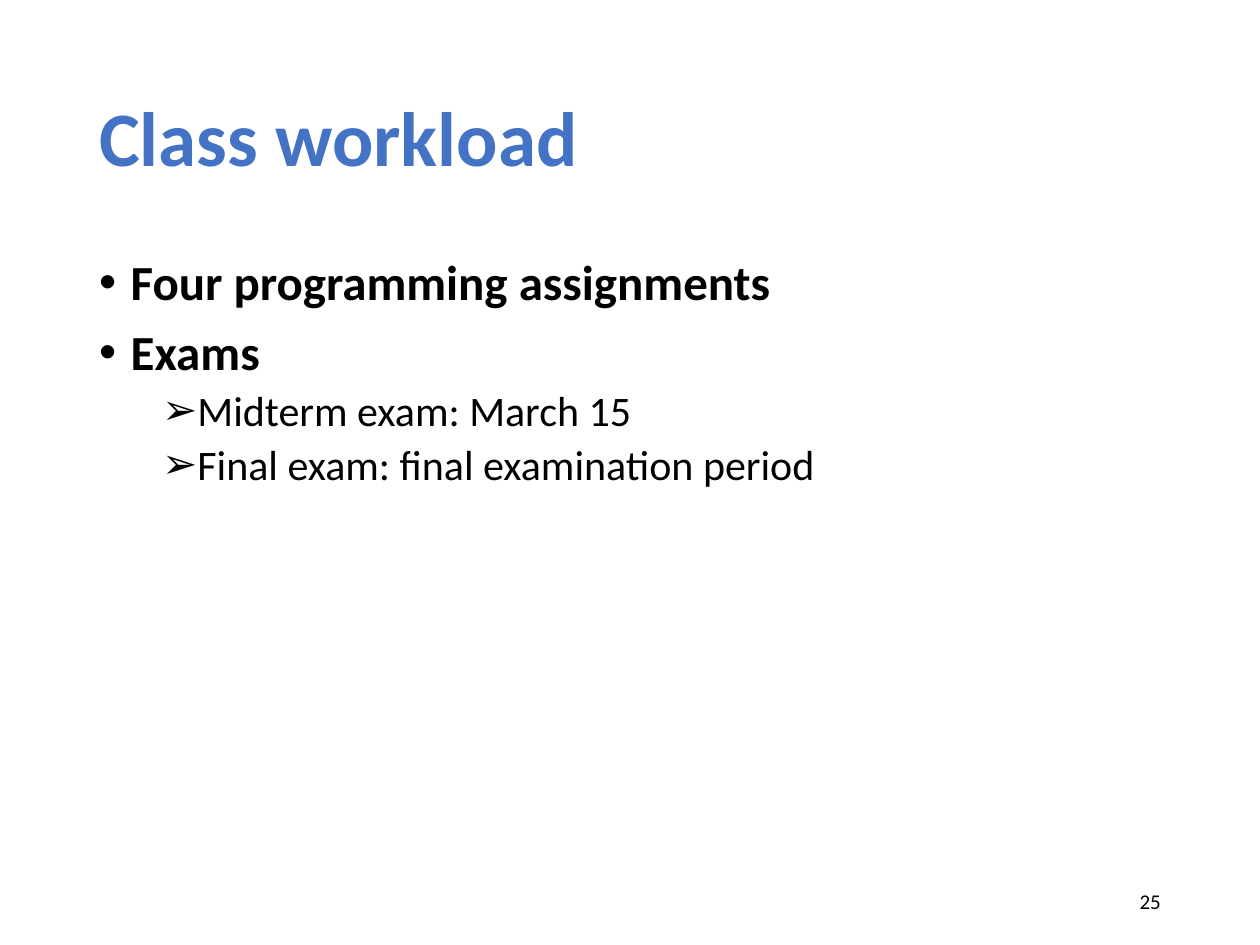
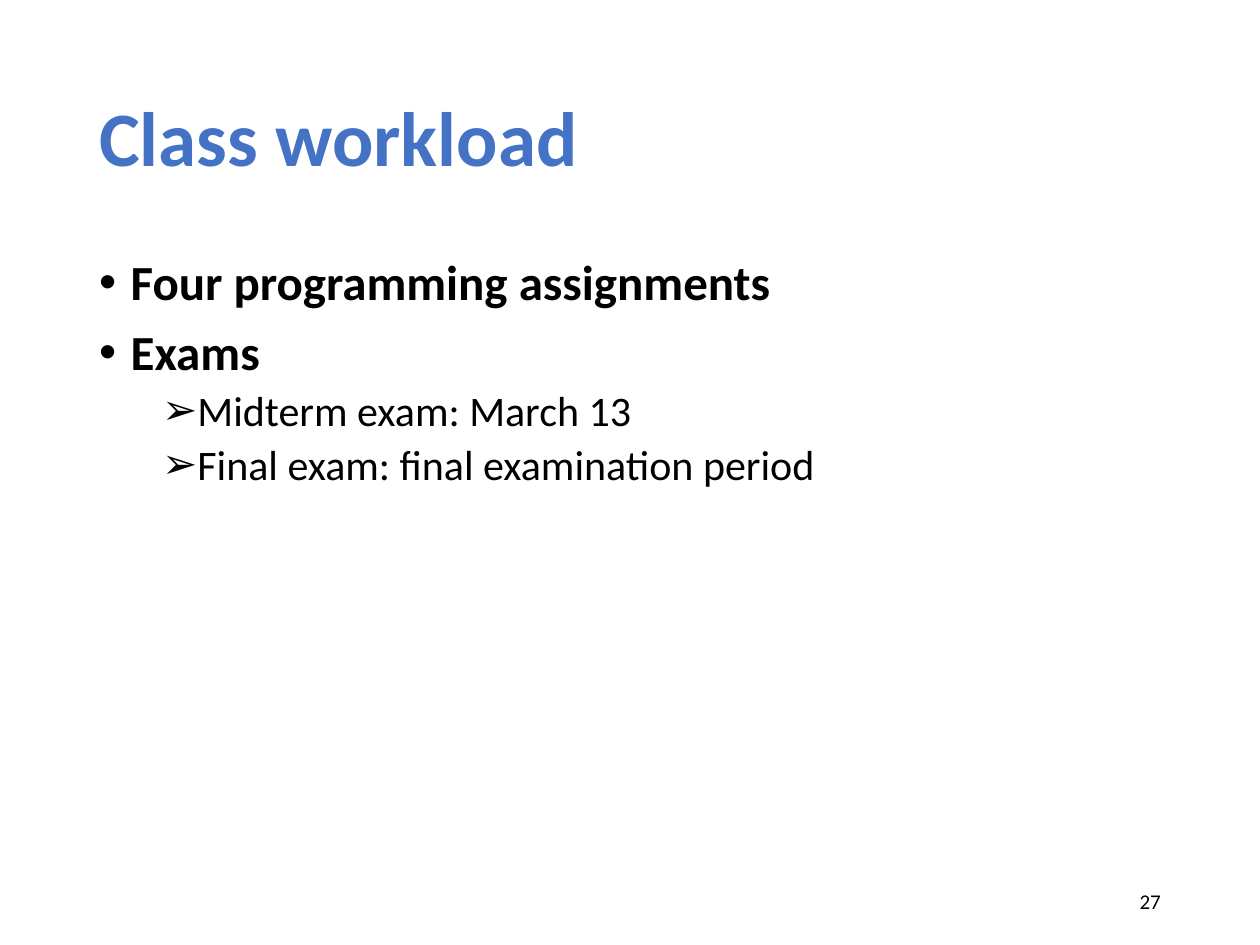
Before and after one commit to xinjin/course-net, a slide deck: slide 27 of slides/lec01_introduction.pptx (slide 25 before the commit). Drawn at 1260x945 pixels with LibreOffice and Linux fonts; fonts in the diff are those of the drawing. Boxes give left, top, right and bottom in pixels: in the first picture for what was removed or moved away, otherwise in the second. Text is boxed around its words. In the diff, an @@ line names an element or a change of style, - is before the commit and + after.

```diff
--- a/slides/lec01_introduction.pptx
+++ b/slides/lec01_introduction.pptx
@@ text at <box>197,396,632,427</box>: text changed @@
-  ➢ Midterm exam: March 15
+  ➢ Midterm exam: March 13
@@ page number at <box>1140,895,1161,909</box>: text changed @@
-25
+27
```
Also in this commit, not shown: 9 other slides changed, 2 slides added, 1 slide removed, 1 other file.
